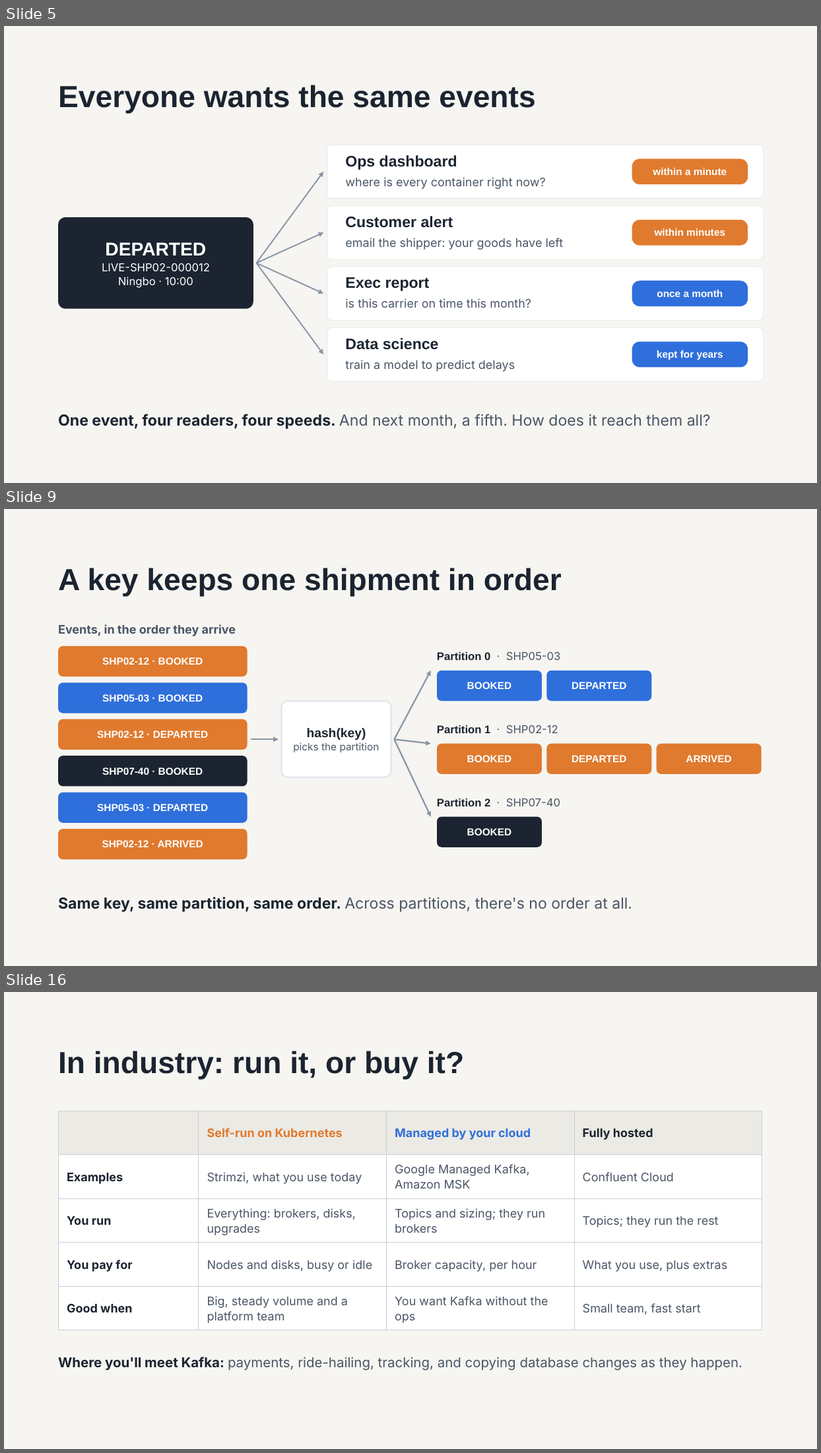
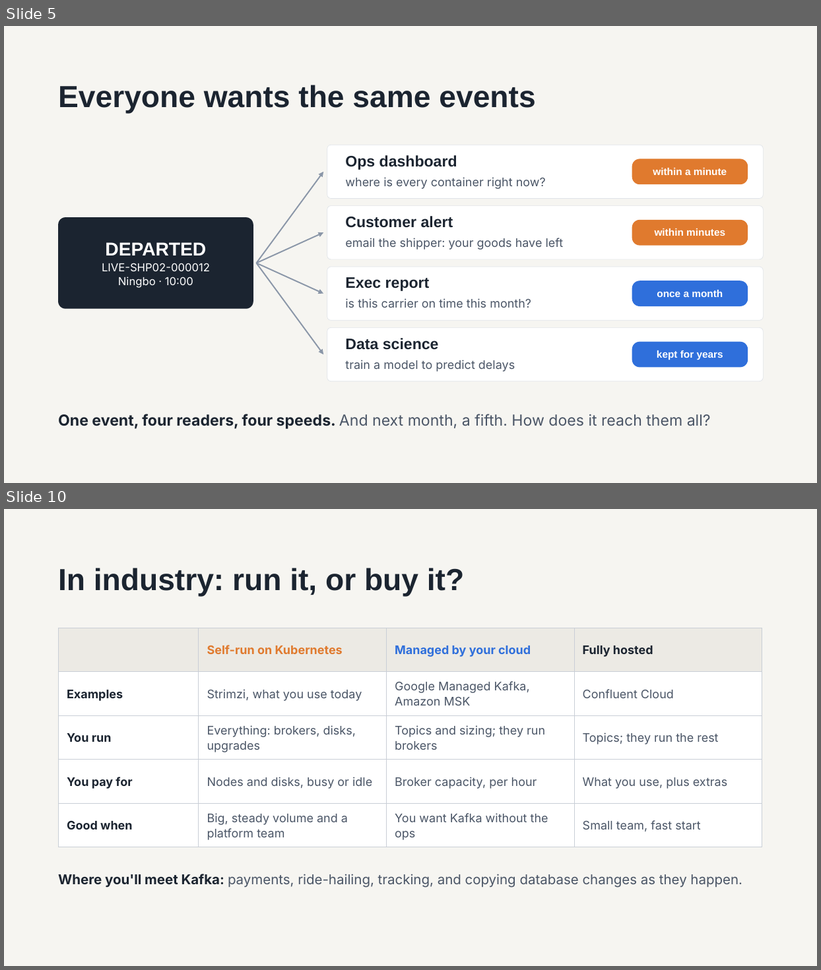
Before and after one commit to 1768SAIKUMAR/cloud-computing-srh, a slide deck: sessions/05-kafka-on-gke/slides/session-05-kafka-on-gke.pptx. Shown one above the other, each under a label of ours: slides 5, 9 and 16 before the commit, slides 5 and 10 after it; the slides between them are not shown. The pictures are 821x1453 and 821x970 pixels, drawn with LibreOffice and Linux fonts; fonts in the diff are those of the drawing. Boxes give left, top, right and bottom in pixels: in the first picture for what was removed or moved away, otherwise in the second. Text is boxed around its words. In the diff, an @@ line names an element or a change of style, - is before the commit and + after.

```diff
--- a/sessions/05-kafka-on-gke/slides/session-05-kafka-on-gke.pptx
+++ b/sessions/05-kafka-on-gke/slides/session-05-kafka-on-gke.pptx
@@ slide 9 removed at (x1=4, y1=509, x2=817, y2=966), background #F6F5F1 @@
@@ title removed at (x1=58, y1=568, x2=562, y2=597) @@
-A key keeps one shipment in order
@@ text removed at (x1=58, y1=625, x2=236, y2=636) @@
-Events, in the order they arrive
@@ rounded rectangle removed at (x1=58, y1=646, x2=248, y2=677) @@
-SHP02-12 · BOOKED
@@ text removed at (x1=437, y1=652, x2=560, y2=660) @@
-Partition 0 · SHP05-03
@@ rounded rectangle removed at (x1=58, y1=683, x2=248, y2=714) @@
-SHP05-03 · BOOKED
@@ arrow removed from (395, 739) to (431, 671) @@
@@ rounded rectangle removed at (x1=437, y1=671, x2=542, y2=701) @@
-BOOKED
@@ rounded rectangle removed at (x1=547, y1=671, x2=652, y2=701) @@
-DEPARTED
@@ rounded rectangle removed at (x1=282, y1=701, x2=391, y2=778) @@
-hash(key)
-picks the partition
@@ rounded rectangle removed at (x1=58, y1=720, x2=248, y2=750) @@
-SHP02-12 · DEPARTED
@@ text removed at (x1=437, y1=725, x2=558, y2=733) @@
-Partition 1 · SHP02-12
@@ arrow removed from (251, 739) to (279, 739) @@
@@ arrow removed from (395, 739) to (431, 744) @@
@@ arrow removed from (395, 739) to (431, 817) @@
@@ rounded rectangle removed at (x1=437, y1=744, x2=542, y2=774) @@
-BOOKED
@@ rounded rectangle removed at (x1=547, y1=744, x2=652, y2=774) @@
-DEPARTED
@@ rounded rectangle removed at (x1=657, y1=744, x2=762, y2=774) @@
-ARRIVED
@@ rounded rectangle removed at (x1=58, y1=756, x2=248, y2=787) @@
-SHP07-40 · BOOKED
@@ rounded rectangle removed at (x1=58, y1=793, x2=248, y2=823) @@
-SHP05-03 · DEPARTED
@@ text removed at (x1=437, y1=798, x2=560, y2=807) @@
-Partition 2 · SHP07-40
@@ rounded rectangle removed at (x1=437, y1=817, x2=542, y2=848) @@
-BOOKED
@@ rounded rectangle removed at (x1=58, y1=829, x2=248, y2=859) @@
-SHP02-12 · ARRIVED
@@ text removed at (x1=58, y1=897, x2=632, y2=912) @@
-Same key, same partition, same order. Across partitions, there's no order at all.
@@ what was slide 16 is now slide 10 @@
```
Also in this commit, not shown: 3 slides changed, 2 slides added, 7 other slides removed.
